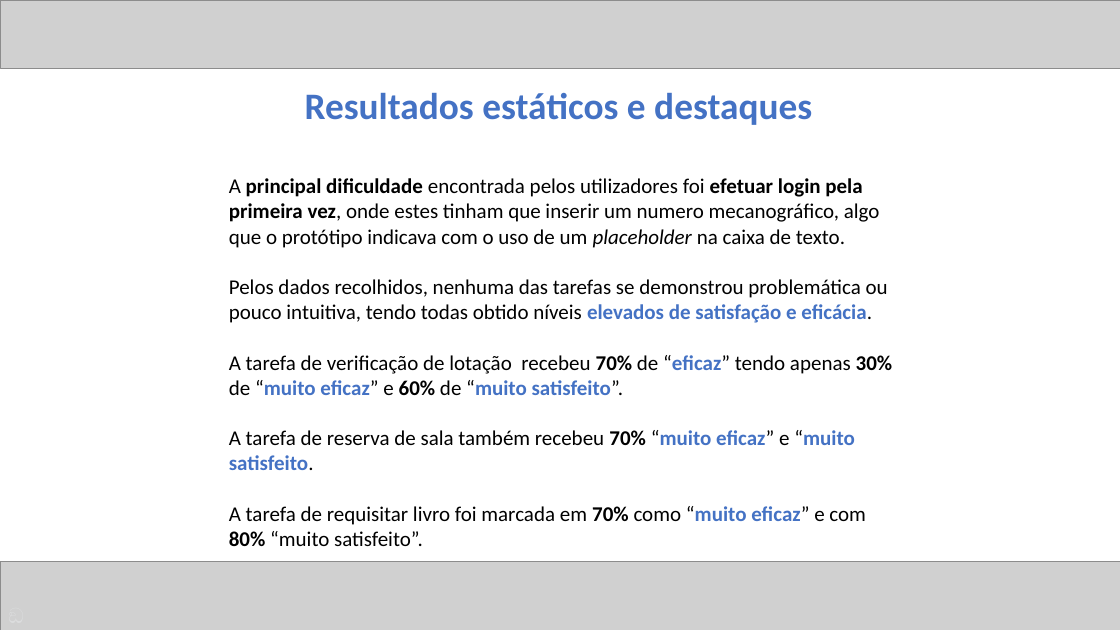
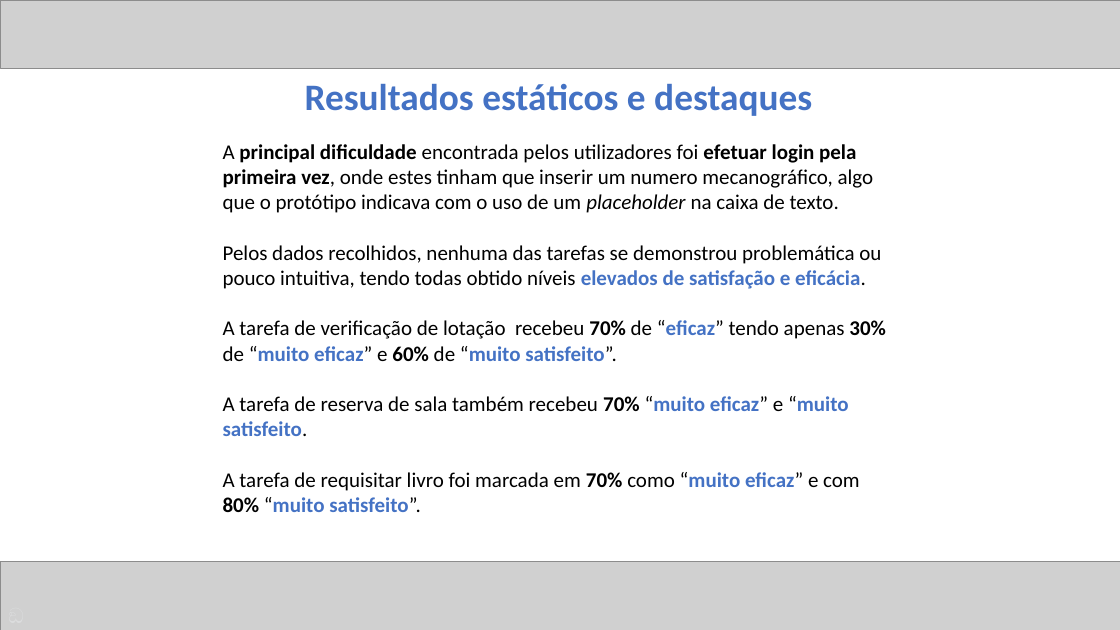
Before and after one commit to ICWeiner/FEUP-IPC, a slide deck: slide 10 of phase3/ipc-phase3-presentation-T07-G3-FEUPeca.pptx. Drawn at 1120x630 pixels with LibreOffice and Linux fonts; fonts in the diff are those of the drawing; grey boxes stand for pictures. Boxes give left, top, right and bottom in pixels: in the first picture for what was removed or moved away, otherwise in the second. Text is boxed around its words. In the diff, an @@ line names an element or a change of style, - is before the commit and + after.

```diff
--- a/phase3/ipc-phase3-presentation-T07-G3-FEUPeca.pptx
+++ b/phase3/ipc-phase3-presentation-T07-G3-FEUPeca.pptx
@@ text "Resultados estáticos e destaques" moved from (x1=305, y1=93, x2=812, y2=125) to (x1=305, y1=84, x2=812, y2=116) @@
@@ text "A principal dificuldade encontrada pelos ..." moved from (x1=229, y1=178, x2=893, y2=546) to (x1=223, y1=144, x2=886, y2=512) @@
@@ text at (x1=223, y1=472, x2=860, y2=512): text colour #000000 to #4472C4, bold on in "“muito satisfeito”." @@
```
Also in this commit, not shown: 7 other slides changed.
